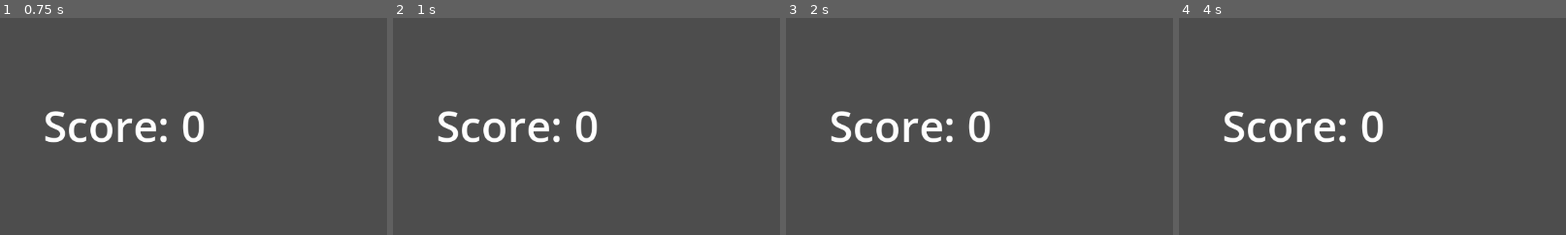
Above: before the commit, frames 1-4 (left to right).
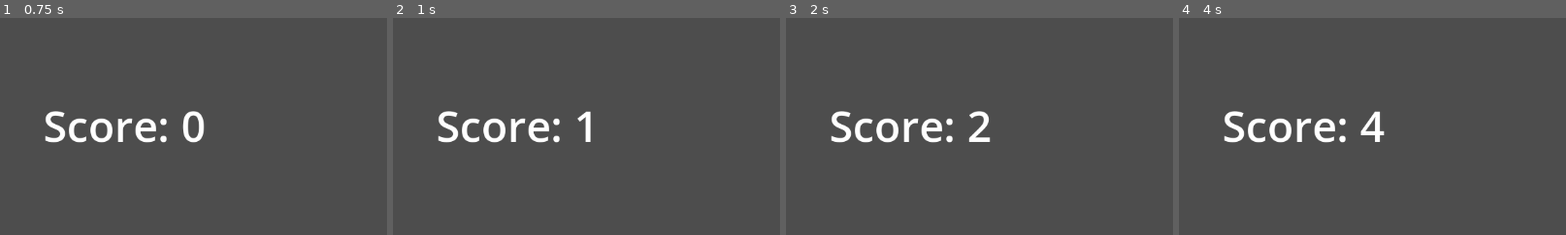
Above: after the commit, the same moments.

Repository: SilverProf/AutoScorer
Game: Godot game, scene res://Scenes/main_text.tscn
The game is run twice, just before and just after one commit, with the same random seed, the same clock (stepped at 60 frames per second) and the same inputs.
Inputs:
- Up to frame 1 (0.75 s): tap Enter at 0.5 s
- Up to frame 2 (1 s): no input
- Up to frame 3 (2 s): tap Space at 1.25 s
- Up to frame 4 (4 s): tap Enter at 2.75 s; tap Space at 3.5 s
The pictures show only the part of the screen within x 34-84%, y 25-75%; the shares and areas given below are measured in that part.

Frame 1 is identical in both runs. In frame 2, 0.5% of the frame differs, in the area x 47-53%, y 42-58%; in frame 3, 0.4%; in frame 4, 0.5%.

Commit message:
Solution 002 Added
Added solution 2.

Diff:
--- a/Scripts/main_text.gd
+++ b/Scripts/main_text.gd
@@ -13,6 +13,12 @@
 ########################################################################################################
 
 
+# We'll use this variable to delay increasing the player's score
+var delay: float = 0
+
+# We'll use this variable to track the player's current score
+var score: int = 0
+
 
 ####################################################################################################
 ####																							####
@@ -23,6 +29,19 @@
 ####################################################################################################
 func _process(delta: float) -> void:
 
-	# This text variable is a built-in field of the Label class.
-	# Set its value (a string) to change what the text says.
-	text = "Score: 0"
+	# We'll increase the delay's value by delta. Once delay reaches 1, we know 1 second has passed.
+	delay += delta
+
+	# Next, we'll check to see if we've been waiting for 60 frames (60 frames = 1 second)
+	if delay >= 1:
+
+		# If 1 second has passed, we'll increase the player's score
+		score += 1
+
+		# Then, we'll reset the delay
+		delay = 0
+
+		# And finally, we'll update the label to show the player's new score.
+		# This text variable is a built-in field of the Label class.
+		# Set its value (a string) to change what the text says.
+		text = "Score: {0}".format([score])
